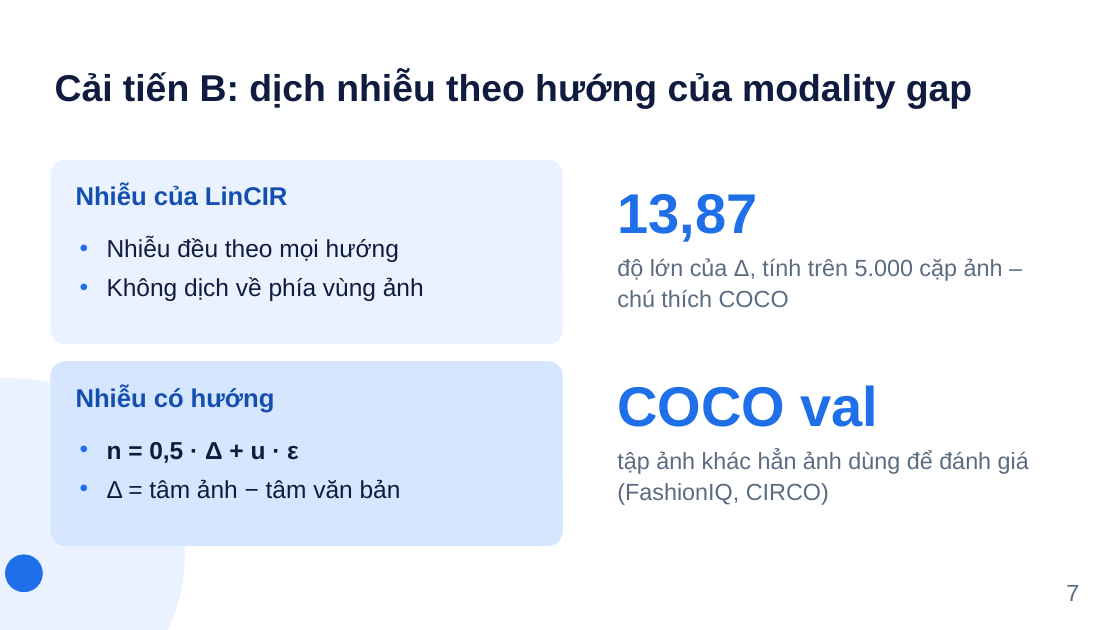
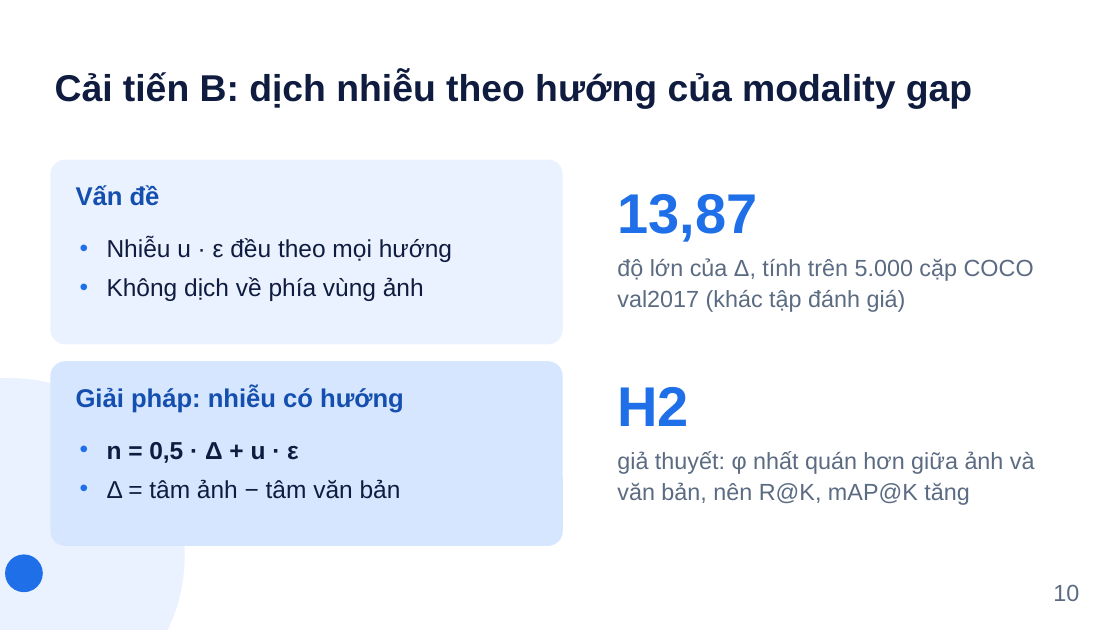
Before and after one commit to tamdv/btl-lincir, a slide deck: slide 10 of slides/Slides_Nhom8_LinCIR.pptx (slide 7 before the commit). Drawn at 1120x630 pixels with LibreOffice and Linux fonts; fonts in the diff are those of the drawing. Boxes give left, top, right and bottom in pixels: in the first picture for what was removed or moved away, otherwise in the second. Text is boxed around its words. In the diff, an @@ line names an element or a change of style, - is before the commit and + after.

```diff
--- a/slides/Slides_Nhom8_LinCIR.pptx
+++ b/slides/Slides_Nhom8_LinCIR.pptx
@@ text at [76,185,160,206]: text changed @@
-Nhiễu của LinCIR
+Vấn đề
@@ text at [107,238,452,262]: text changed @@
-• Nhiễu đều theo mọi hướng
+• Nhiễu u · ε đều theo mọi hướng
@@ text at [617,258,1034,312]: text changed @@
-độ lớn của Δ, tính trên 5.000 cặp ảnh – chú thích COCO
+độ lớn của Δ, tính trên 5.000 cặp COCO val2017 (khác tập đánh giá)
@@ text at [76,386,404,413]: text changed @@
-Nhiễu có hướng
+Giải pháp: nhiễu có hướng
@@ text at [617,387,689,426]: text changed @@
-COCO val
+H2
@@ text at [617,451,1035,505]: text changed @@
-tập ảnh khác hẳn ảnh dùng để đánh giá (FashionIQ, CIRCO)
+giả thuyết: φ nhất quán hơn giữa ảnh và văn bản, nên R@K, mAP@K tăng
@@ text at [1053,584,1079,601]: text changed @@
-7
+10
```
Also in this commit, not shown: 12 other slides changed, 3 slides added, 2 slides removed, 26 other files.
